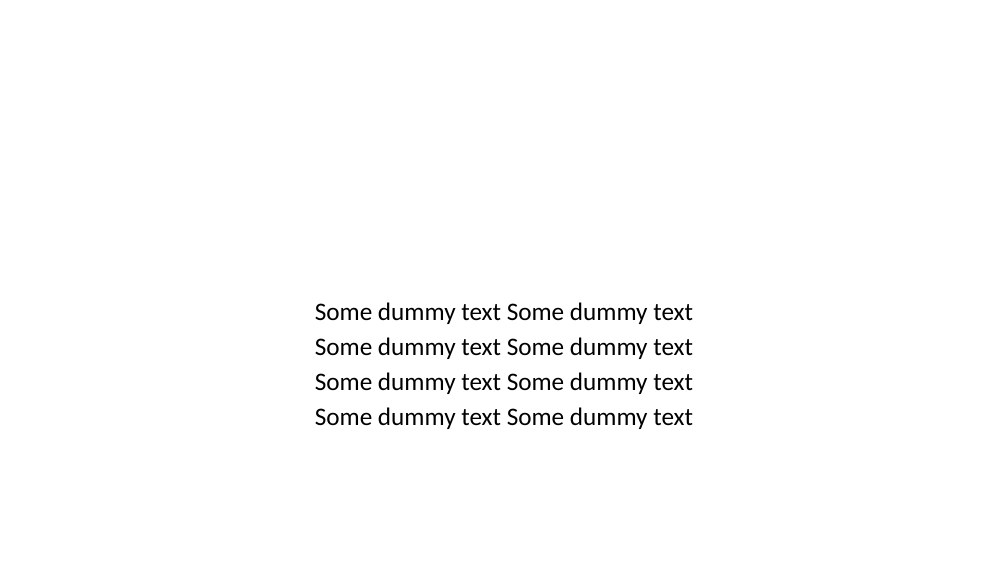
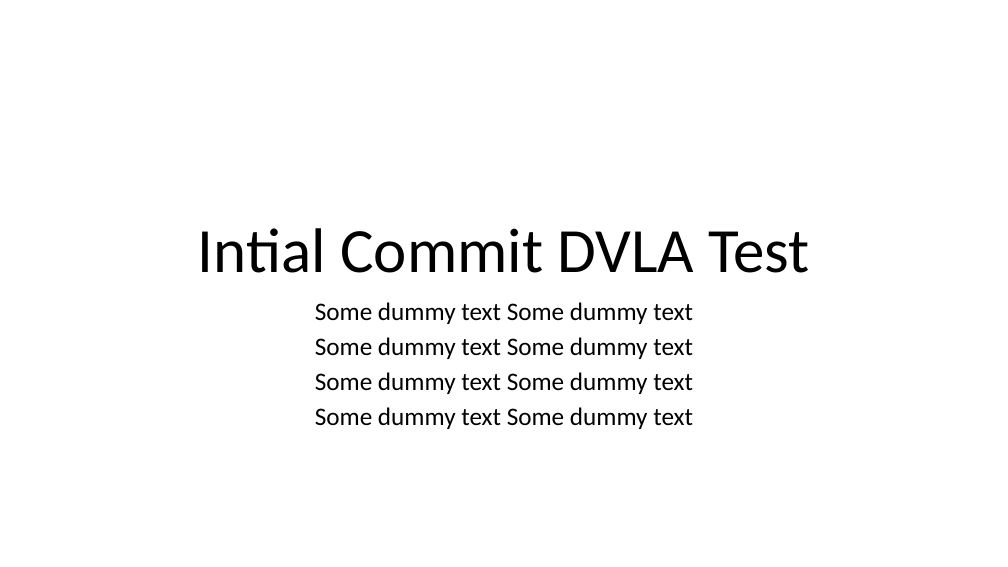
Before and after one commit to dilipcrao/assignment, a slide deck: slide 1 of dvlatest/target/test-classes/files/Another.ppt. Drawn at 1008x567 pixels with LibreOffice and Linux fonts; fonts in the diff are those of the drawing. Boxes give left, top, right and bottom in pixels: in the first picture for what was removed or moved away, otherwise in the second. Text is boxed around its words. In the diff, an @@ line names an element or a change of style, - is before the commit and + after.

Commit message:
Intial Commit DVLA Test
Intial Commit DVLA Test

```diff
--- a/dvlatest/target/test-classes/files/Another.ppt
+++ b/dvlatest/target/test-classes/files/Another.ppt
@@ title added at box(198, 228, 809, 273), 60 pt, text #000000 @@
+Intial Commit DVLA Test
```
